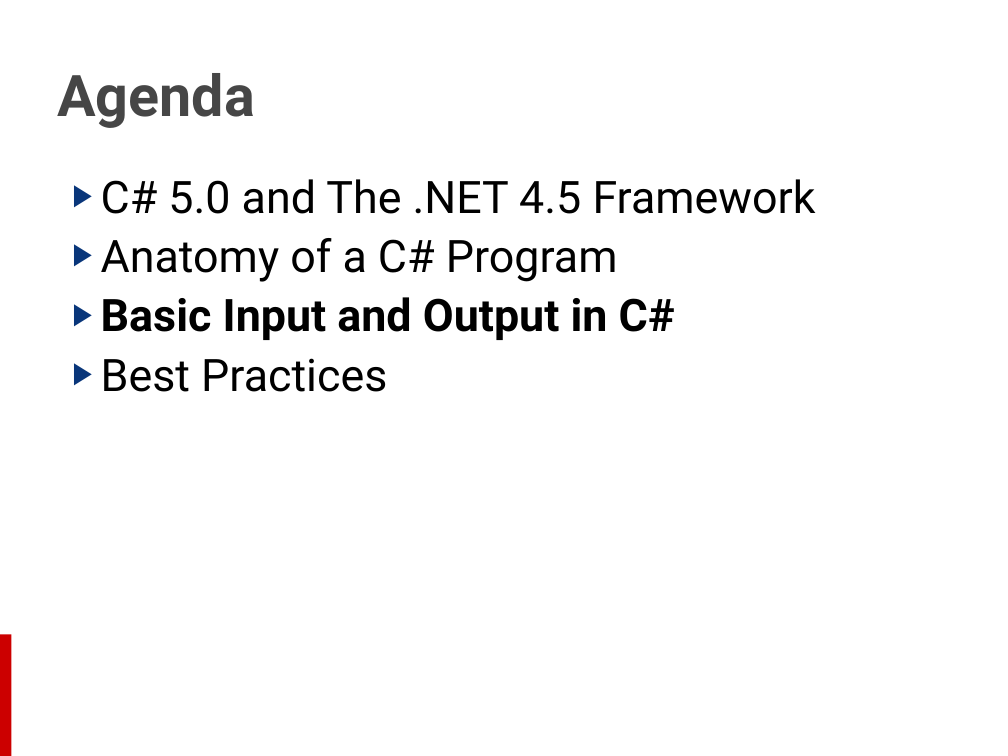
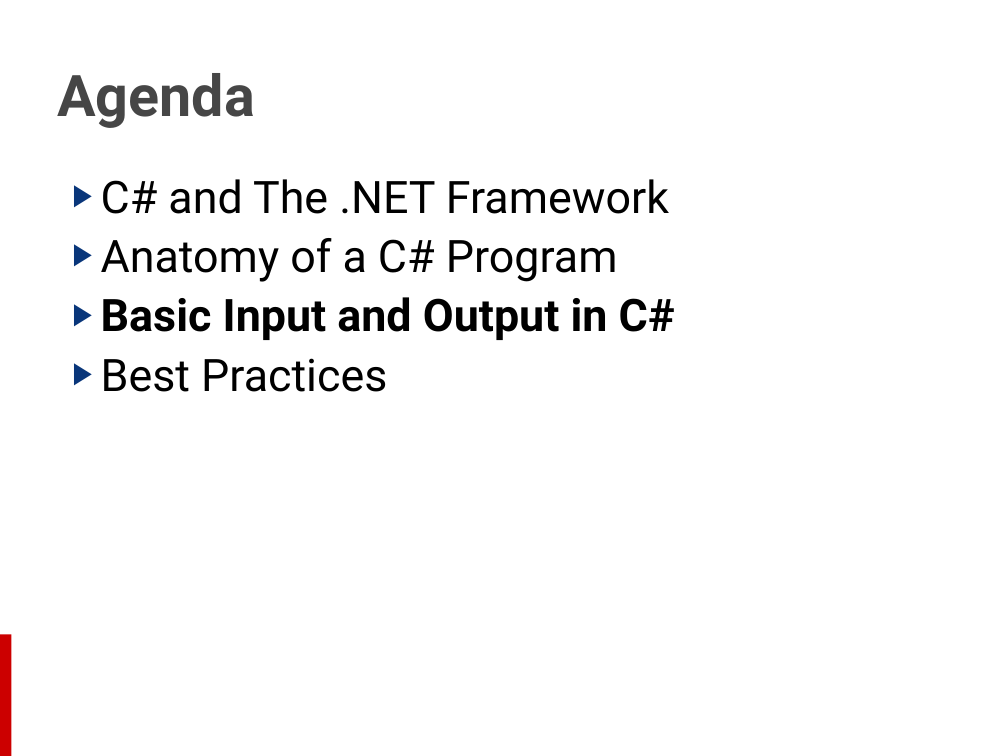
Before and after one commit to martinesmann/cs-70-483, a slide deck: slide 13 of Modules/Module 01 - Introduction to C#, .NET and VS/01 - Introduction to C#, .NET and VS.pptx (slide 17 before the commit). Drawn at 1008x756 pixels with LibreOffice and Linux fonts; fonts in the diff are those of the drawing; background and template pictures are left out. Boxes give left, top, right and bottom in pixels: in the first picture for what was removed or moved away, otherwise in the second. Text is boxed around its words. In the diff, an @@ line names an element or a change of style, - is before the commit and + after.

```diff
--- a/Modules/Module 01 - Introduction to C#, .NET and VS/01 - Introduction to C#, .NET and VS.pptx
+++ b/Modules/Module 01 - Introduction to C#, .NET and VS/01 - Introduction to C#, .NET and VS.pptx
@@ text at (x1=101, y1=179, x2=669, y2=214): text changed @@
-▶ C# 5.0 and The .NET 4.5 Framework
+▶ C# and The .NET Framework
```
Also in this commit, not shown: 9 other slides changed, 5 slides removed, 5 other files.
